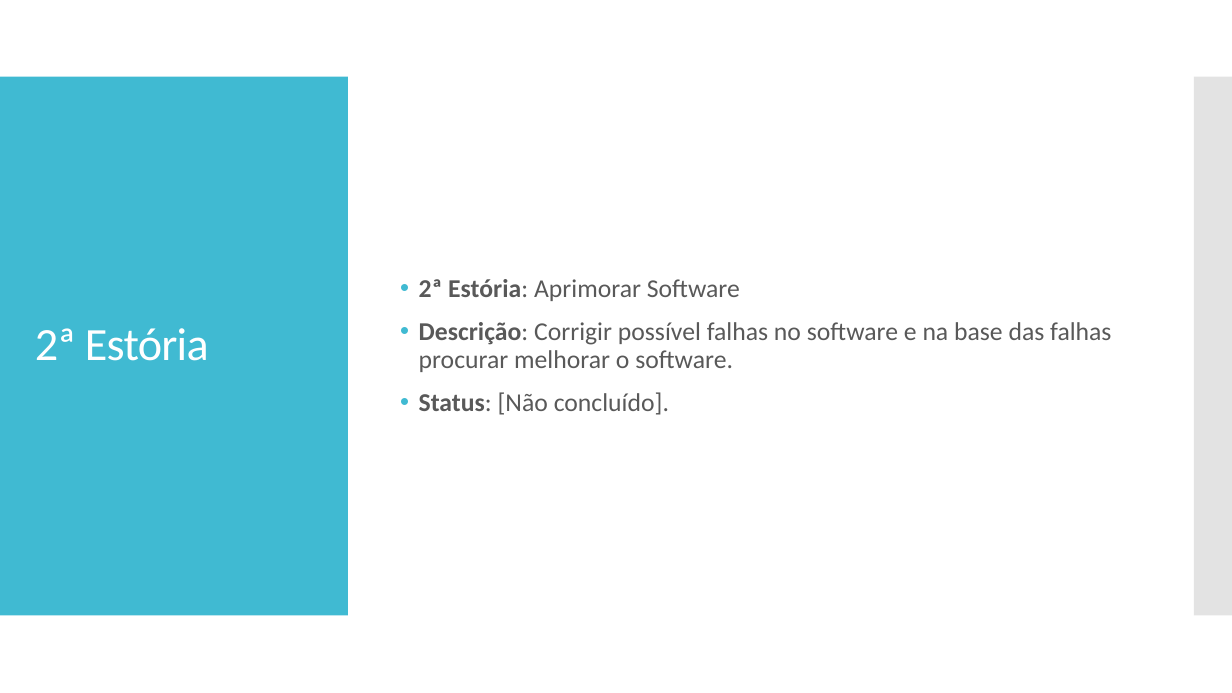
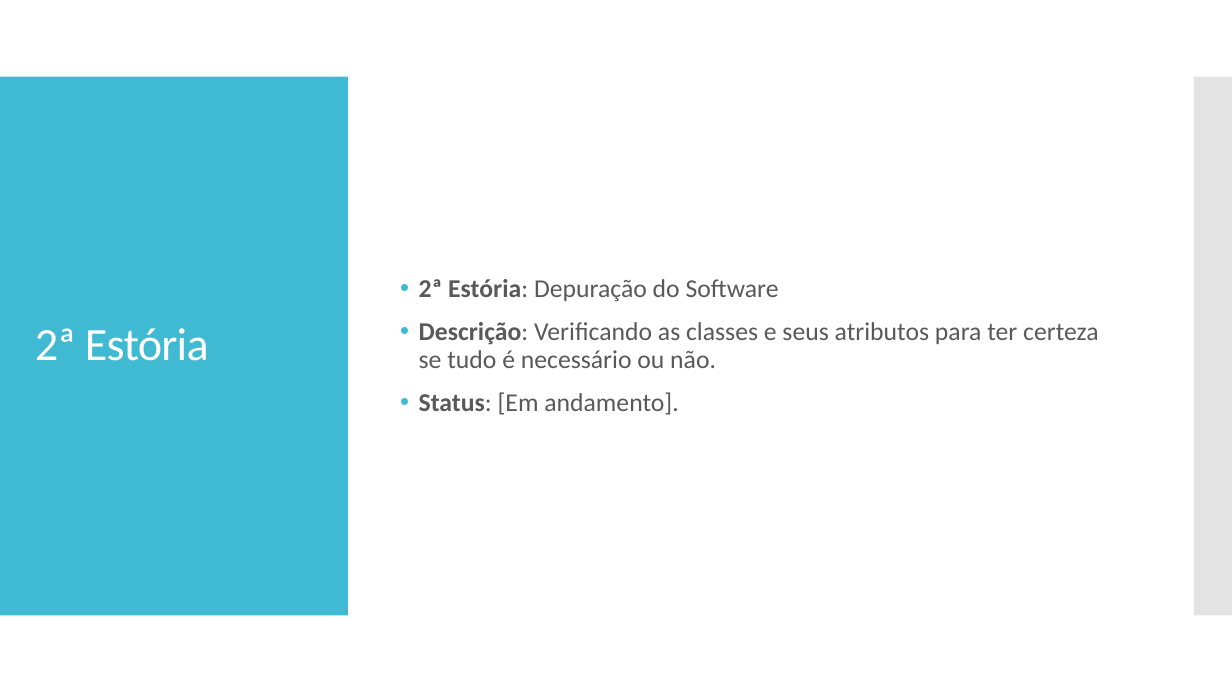
Before and after one commit to AlexandroGonSan/Projeto_final_POO_2018.2, a slide deck: slide 4 of Sprints/Sprint_003 da equipe.pptx (slide 9 before the commit). Drawn at 1232x693 pixels with LibreOffice and Linux fonts; fonts in the diff are those of the drawing. Boxes give left, top, right and bottom in pixels: in the first picture for what was removed or moved away, otherwise in the second. Text is boxed around its words. In the diff, an @@ line names an element or a change of style, - is before the commit and + after.

```diff
--- a/Sprints/Sprint_003 da equipe.pptx
+++ b/Sprints/Sprint_003 da equipe.pptx
@@ text at <box>419,279,1099,415</box>: text changed @@
-• 2ª Estória: Aprimorar Software
-• Descrição: Corrigir possível falhas no software e na base das falhas procurar melhorar o software.
-• Status: [Não concluído].
+• 2ª Estória: Depuração do Software
+• Descrição: Verificando as classes e seus atributos para ter certeza se tudo é necessário ou não.
+• Status: [Em andamento].
```
Also in this commit, not shown: 2 other slides changed, 2 slides added, 4 slides removed.
